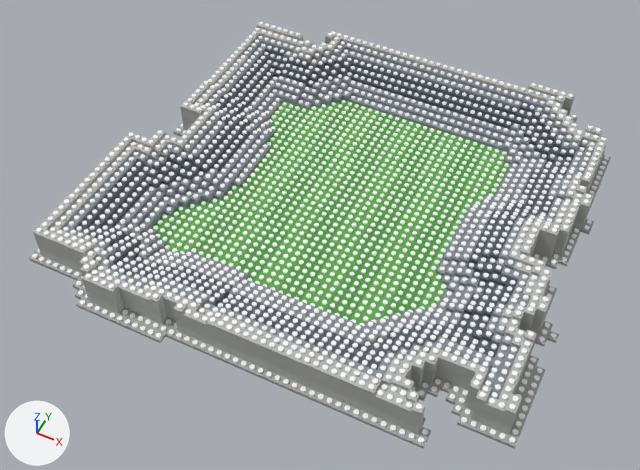
Two versions of the glTF model public/stadiums/models/inter-co-stadium.glb, one commit apart.
Both versions are drawn from a 50 mm lens placed at (30.9, -69.5, 78.9), pointed at (-1.2, -5.2, -1.4). Lighting does not change. The marker at lower left points along +X, +Y and +Z. The older version comes first. Where no turn or scale is listed for an object, it has been applied to the vertices. Vertices at exactly the same position are counted once.

Script lines for the objects in view, before the commit:
```python
me_mesh_0 = bpy.data.meshes.new('Mesh_0')
me_mesh_0.from_pydata(...)  # 5983 vertices, 11694 faces; spans x -29.0..29.0, y -28.0..28.0, z -2.2..2.2
me_mesh_0.materials.append(mat_material_0)
ob_bricks = bpy.data.objects.new('bricks', me_mesh_0)
ob_bricks.location = (0.0, 0.0, 2.2)
```
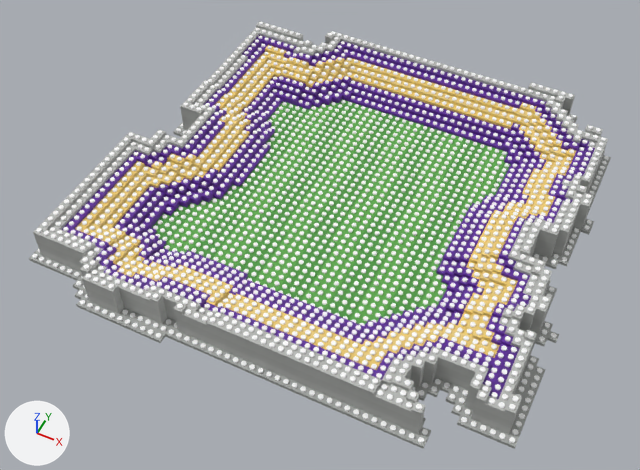
Diff of the bpy script that builds the scene:
```diff
--- a/public/stadiums/models/inter-co-stadium.glb.py
+++ b/public/stadiums/models/inter-co-stadium.glb.py
@@ me_mesh_0 @@
 me_mesh_0.from_pydata(...)  # 5983 vertices, 11694 faces; spans x -29.0..29.0, y -28.0..28.0, z -2.2..2.2
 # used by ob_bricks; location = (0.0, 0.0, 2.2)
+# me_mesh_0 part 1: 3058 faces centred in x -25.7..25.7, y -24.7..24.7, z -1.7..1.4 are repainted in the vertex colours; the middle colour goes from grey #8c939c to purple #60269e
+# me_mesh_0 part 2: 2188 faces centred in x -24.7..23.7, y -23.7..23.7, z -0.5..1.0 are repainted in the vertex colours; the middle colour goes from greyish blue #4b555f to yellow #efcd70
 me_mesh_0.materials.append(mat_material_0)
```

Where the change shows, as pixel boxes [x1, y1, x2, y2] in the pictures (640 x 470 px):
part 1 of me_mesh_0, recoloured: [62, 35, 595, 399] in both
part 2 of me_mesh_0, recoloured: [75, 45, 576, 371] in both
